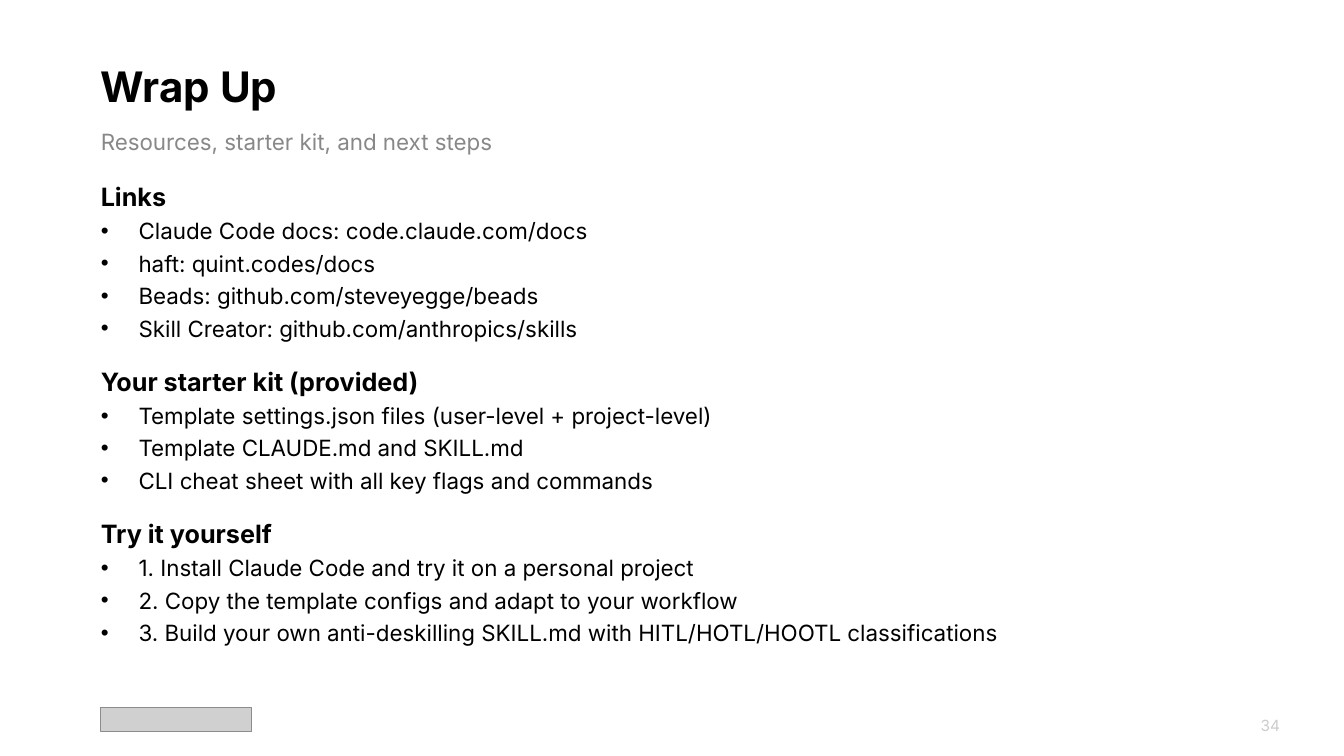
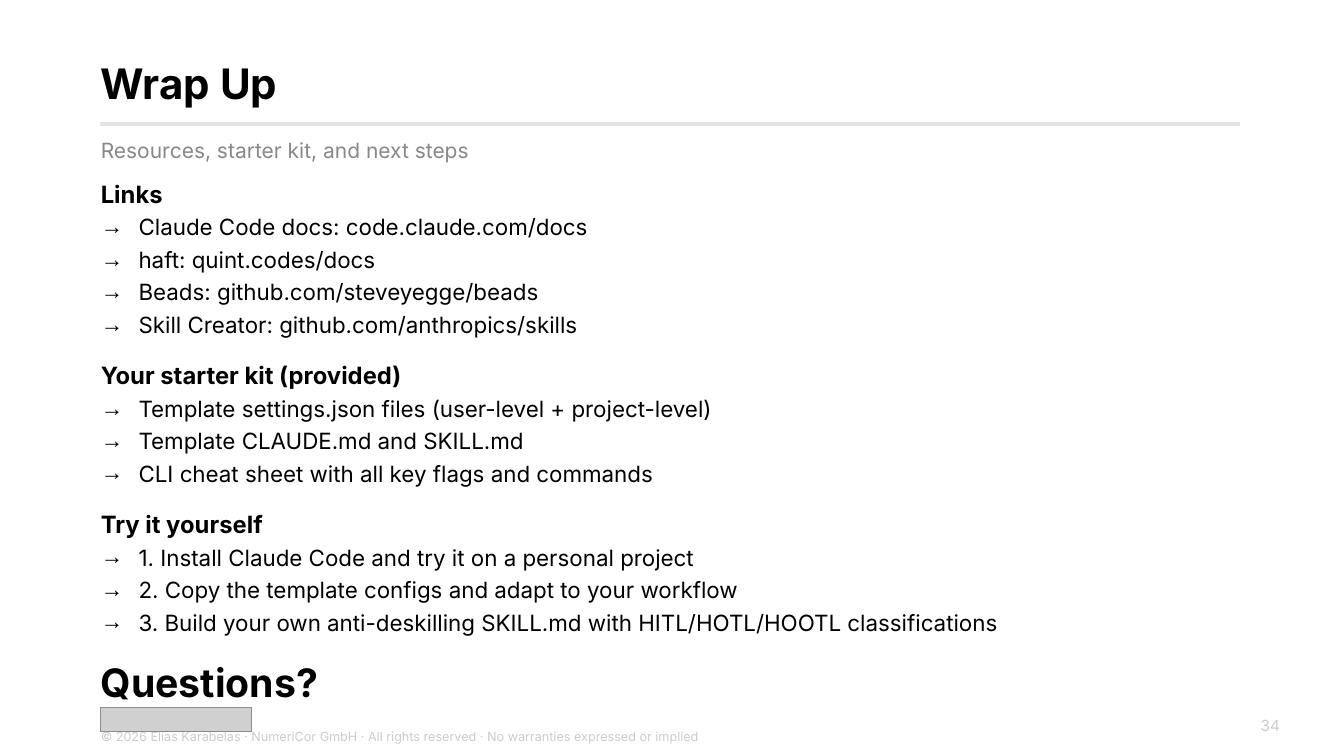
Before and after one commit to karabelaselias/claude-code-workshop-2026, a slide deck: slide 34 of claude_code_workshop_v2.pptx. Drawn at 1344x756 pixels with LibreOffice and Linux fonts; fonts in the diff are those of the drawing; grey boxes stand for pictures. Boxes give left, top, right and bottom in pixels: in the first picture for what was removed or moved away, otherwise in the second. Text is boxed around its words. In the diff, an @@ line names an element or a change of style, - is before the commit and + after.

```diff
--- a/claude_code_workshop_v2.pptx
+++ b/claude_code_workshop_v2.pptx
@@ text "Resources, starter kit, and next ...": place and size @@
-text "Resources, starter kit, and next ..." at [101, 133, 492, 155]
+text "Resources, starter kit, and next ..." at [101, 142, 469, 162]
@@ text "Resources, starter kit, and next ..." at [101, 142, 469, 162]: size 16 to 15 pt @@
@@ rectangle added at [101, 123, 1240, 125], fill #E4E4E4, outline #E4E4E4 1 pt @@
@@ text at [101, 184, 997, 636]: size 18 to 17 pt in "Links", "Your starter kit (provided)", "Try it yourself"; bullet • to → @@
@@ text at [101, 667, 698, 743]: paragraphs added @@
+Questions?
+© 2026 Elias Karabelas · NumeriCor GmbH · All rights reserved · No warranties expressed or implied
```
Also in this commit, not shown: 32 other slides changed, 1 slide removed.
